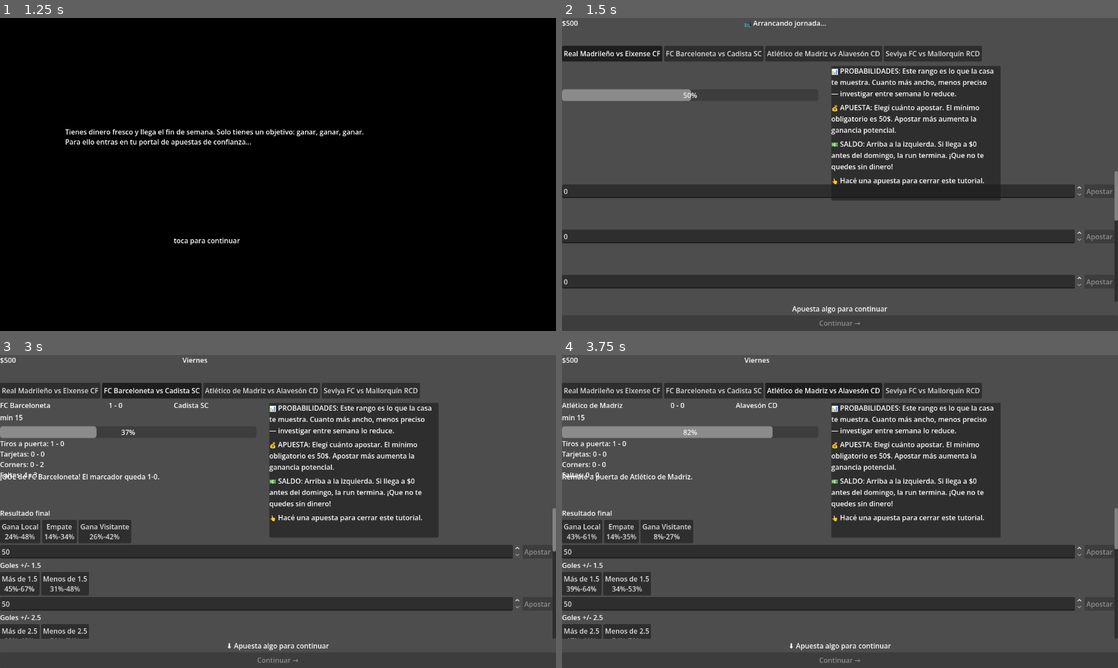
Above: before the commit, frames 1-4 (two rows, left to right).
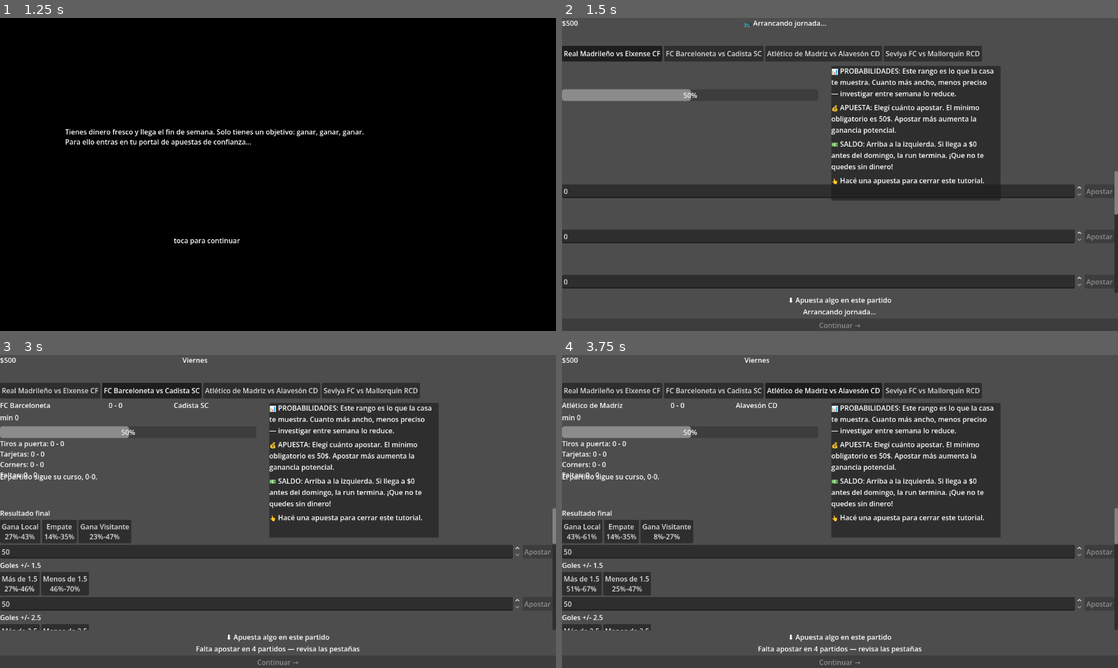
Above: after the commit, the same moments.

Repository: PabloDABernal/crazy-weekend
Game: Godot game, scene res://scenes/main/main.tscn
Two runs of this game, one before a commit and one after it. Both use one fixed random seed, a clock stepped at 60 frames per second and the inputs below.
Inputs (mouse positions are in pixels of both pictures, inside the frame that each line leads up to):
- Up to frame 1 (1.25 s): click "APOSTAR" at 0.5 s
- Up to frame 2 (1.5 s): tap Enter at 1.25 s; move the mouse to (840, 174) at 1.27 s; click (840, 174) at 1.42 s
- Up to frame 3 (3 s): click "Real Madrileño vs Elxense CF" at 2 s; click "FC Barceloneta vs Cadista SC" at 2.75 s
- Up to frame 4 (3.75 s): click "Atlético de Madriz vs Alavesó…" at 3.5 s

Frame 1 is identical in both runs. In frame 2, 0.5% of the frame differs, in the area x 40-100%, y 62-100%; in frame 3, 1.6%; in frame 4, 1.9%, in the area x 0-100%, y 19-100%.

Commit message:
Fix core loop: pre-match betting and global continue button
- Add open_initial_tick(): emits bet_tick_opened with min-0 state so
  player bets BEFORE simulation starts (first advance_tick() now happens
  only after the player clicks Continuar for the first time)
- Move Continuar button from MatchPanel to a global bottom bar in
  BettingRoot, visible regardless of which match tab is focused
- GlobalStatusLabel shows "Falta apostar en N partidos" with count so
  player knows exactly what's blocking Continuar
- Button enables only when ALL open matches have a bet this cycle
- TickStatusLabel in MatchPanel now shows per-match state only

Co-Authored-By: Claude Sonnet 4.6 <noreply@anthropic.com>

Diff:
--- a/scenes/betting/betting_root.gd
+++ b/scenes/betting/betting_root.gd
@@ -14,6 +14,8 @@
 @onready var _top_bar: TopBar = $TopBar
 @onready var _match_selector: MatchSelector = $MatchSelector
 @onready var _match_panel_container: Control = $MatchPanelContainer
+@onready var _global_status_label: Label = $GlobalBottomBar/GlobalStatusLabel
+@onready var _continue_button: Button = $GlobalBottomBar/ContinueButton
 @onready var _crazy_moment_overlay: CrazyMomentOverlay = $CrazyMomentOverlay
 @onready var _tutorial_overlay: TutorialOverlay = $TutorialOverlay
 @onready var _run_end_screen: RunEndScreen = $RunEndScreen
@@ -33,6 +35,8 @@
 func _ready() -> void:
 	_run_end_screen.continue_pressed.connect(_on_run_end_continue_pressed)
 	_match_selector.match_focus_requested.connect(_on_match_selector_focus_requested)
+	_continue_button.pressed.connect(request_advance_tick)
+	_refresh_global_continue_state()
 
 	EventBus.bet_tick_resolved.connect(_on_bet_tick_resolved)
 	EventBus.bet_tick_opened.connect(_on_bet_tick_opened)
@@ -75,7 +79,7 @@
 		_landing_timer.queue_free()
 		_landing_timer = null
 		_kickoff_started = true
-		_match_simulation_service.advance_tick()
+		_match_simulation_service.open_initial_tick()
 
 
 func _update_hour_display() -> void:
@@ -155,7 +159,6 @@
 	panel.visible = false
 	panel.bet_confirmed.connect(_on_match_panel_bet_confirmed)
 	panel.tick_bet_requirement_satisfied.connect(_on_match_panel_tick_bet_requirement_satisfied)
-	panel.advance_tick_requested.connect(_on_match_panel_advance_tick_requested)
 	_match_panels[match_fixture.match_id] = panel
 
 	var home_team: TeamDef = LeagueState.get_team(match_fixture.home_team_id)
@@ -230,6 +233,7 @@
 
 	panel.on_tick_opened(context, match_state, home_team, away_team, commentary_context)
 	_update_hour_display()
+	_refresh_global_continue_state()
 
 
 ## Delega a CrazyMomentOverlay y notifica a TODOS los MatchPanel activos (el Crazy Bet aplica al tick
@@ -308,9 +312,7 @@
 		_categories_unlocked_this_run.append(category_id)
 
 
-## Único punto de entrada para pedir avanzar de tick. Invocado por MatchPanel cuando el jugador
-## confirmó su apuesta obligatoria del tick vigente para TODOS los partidos con tick abierto ese
-## momento global.
+## Único punto de entrada para pedir avanzar de tick.
 func request_advance_tick() -> void:
 	if not _all_matches_satisfied_this_cycle():
 		return
@@ -318,7 +320,30 @@
 	_matches_with_tick_open_this_cycle.clear()
 	_crazy_bet_resolved_this_tick = false
 	_match_selector.clear_bet_requirement_marks()
+	_refresh_global_continue_state()
 	_match_simulation_service.advance_tick()
+
+
+func _refresh_global_continue_state() -> void:
+	var ready: bool = _all_matches_satisfied_this_cycle()
+	_continue_button.disabled = not ready
+
+	if _matches_with_tick_open_this_cycle.is_empty():
+		_global_status_label.text = "Arrancando jornada..."
+		return
+
+	if ready:
+		_global_status_label.text = "✓ Todos los partidos apostados — avanza cuando quieras"
+	else:
+		var pending_count: int = 0
+		for match_id in _matches_with_tick_open_this_cycle:
+			var panel: MatchPanel = _match_panels.get(match_id, null)
+			if panel != null and not panel.has_bet_this_tick():
+				pending_count += 1
+		if pending_count == 1:
+			_global_status_label.text = "Falta apostar en 1 partido más — revisa las pestañas"
+		else:
+			_global_status_label.text = "Falta apostar en %d partidos — revisa las pestañas" % pending_count
 
 
 func _all_matches_satisfied_this_cycle() -> bool:
@@ -363,10 +388,7 @@
 ## en OTRO partido, que este ya cumplió su apuesta obligatoria del tick vigente.
 func _on_match_panel_tick_bet_requirement_satisfied(match_id: StringName) -> void:
 	_match_selector.mark_bet_requirement_satisfied(match_id)
-
-
-func _on_match_panel_advance_tick_requested() -> void:
-	request_advance_tick()
+	_refresh_global_continue_state()
 
 
 func _current_matchday_id() -> StringName:
--- a/scenes/betting/betting_root.tscn
+++ b/scenes/betting/betting_root.tscn
@@ -67,8 +67,25 @@
 layout_mode = 0
 offset_top = 104.0
 offset_right = 1280.0
+offset_bottom = 660.0
+clip_contents = true
+
+[node name="GlobalBottomBar" type="VBoxContainer" parent="."]
+layout_mode = 0
+offset_top = 664.0
+offset_right = 1280.0
 offset_bottom = 720.0
-clip_contents = true
+
+[node name="GlobalStatusLabel" type="Label" parent="GlobalBottomBar"]
+layout_mode = 2
+horizontal_alignment = 1
+text = ""
+
+[node name="ContinueButton" type="Button" parent="GlobalBottomBar"]
+layout_mode = 2
+size_flags_vertical = 3
+disabled = true
+text = "Continuar →"
 
 [node name="CrazyMomentOverlay" parent="." instance=ExtResource("6")]
 
--- a/scenes/betting/match_panel.gd
+++ b/scenes/betting/match_panel.gd
@@ -20,14 +20,12 @@
 
 signal bet_confirmed(match_id: StringName, market_offer: MarketOffer, stake: int, tick_index: int)
 signal tick_bet_requirement_satisfied(match_id: StringName)
-signal advance_tick_requested()
 
 @onready var _scoreboard_panel: ScoreboardPanel = $VBox/ScoreboardPanel
 @onready var _stats_panel: StatsPanel = $VBox/StatsPanel
 @onready var _commentary_panel: CommentaryPanel = $VBox/CommentaryPanel
 @onready var _markets_container: Container = $VBox/MarketsScroll/MarketsContainer
 @onready var _tick_status_label: Label = $VBox/TickStatusLabel
-@onready var _advance_tick_button: Button = $VBox/AdvanceTickButton
 
 var match_id: StringName = &""
 var _current_tick_index: int = 0
@@ -38,7 +36,6 @@
 
 
 func _ready() -> void:
-	_advance_tick_button.pressed.connect(_on_advance_tick_pressed)
 	for market_id in MARKET_WIDGET_NODE_NAMES.keys():
 		var node_name: String = MARKET_WIDGET_NODE_NAMES[market_id]
 		var widget: MarketWidget = _markets_container.get_node_or_null(NodePath(node_name))
@@ -81,8 +78,7 @@
 		apply_crazy_moment_restriction(_active_crazy_bet)
 
 	_has_bet_this_tick = false
-	_advance_tick_button.disabled = true
-	_tick_status_label.text = "⬇ Apuesta algo para continuar"
+	_tick_status_label.text = "⬇ Apuesta algo en este partido"
 
 
 ## Aplica la restricción de mercados/stake forzoso del Momento Crazy vigente a todos los MarketWidget.
@@ -151,14 +147,9 @@
 	bet_confirmed.emit(match_id, market_offer, stake, _current_tick_index)
 
 	_has_bet_this_tick = true
-	_advance_tick_button.disabled = false
-	_tick_status_label.text = "✓ Apuesta registrada — puedes continuar"
+	_tick_status_label.text = "✓ Apostado"
 	tick_bet_requirement_satisfied.emit(match_id)
 
 
 func _find_offer_for_option(widget: MarketWidget, option_key: StringName) -> MarketOffer:
 	return widget.get_offer_for_option(option_key)
-
-
-func _on_advance_tick_pressed() -> void:
-	advance_tick_requested.emit()
--- a/scenes/betting/match_panel.tscn
+++ b/scenes/betting/match_panel.tscn
@@ -136,10 +136,4 @@
 [node name="TickStatusLabel" type="Label" parent="VBox"]
 layout_mode = 2
 horizontal_alignment = 1
-text = "Apuesta algo para continuar"
-
-[node name="AdvanceTickButton" type="Button" parent="VBox"]
-layout_mode = 2
-custom_minimum_size = Vector2(0, 36)
-disabled = true
-text = "Continuar →"
+text = "⬇ Apuesta algo en este partido"
--- a/scenes/betting/match_simulation_service.gd
+++ b/scenes/betting/match_simulation_service.gd
@@ -52,6 +52,27 @@
 			LeagueState.get_team(match_fixture.away_team_id),
 			initial_state,
 		)
+
+
+## Emite bet_tick_opened con el estado inicial (min 0, sin simular) para que el jugador pueda
+## apostar pre-partido antes del primer advance_tick(). No emite bet_tick_resolved porque no hay
+## tick previo que resolver.
+func open_initial_tick() -> void:
+	var market_definitions: Array[MarketDef] = MarketCatalog.get_all_market_definitions()
+
+	for match_id in active_matches.keys():
+		var state: MatchTickState = active_matches[match_id]
+		var home_team: TeamDef = LeagueState.get_team(state.home_team_id)
+		var away_team: TeamDef = LeagueState.get_team(state.away_team_id)
+
+		var available_markets: Array[MarketOffer] = _build_market_offers(market_definitions, state, home_team, away_team)
+
+		var context := BetTickContext.new()
+		context.day = _current_day
+		context.tick_index_in_day = 0
+		context.available_markets = available_markets
+
+		EventBus.bet_tick_opened.emit(context)
 
 
 ## Avanza manualmente al siguiente tick de todos los partidos en curso de este día.
